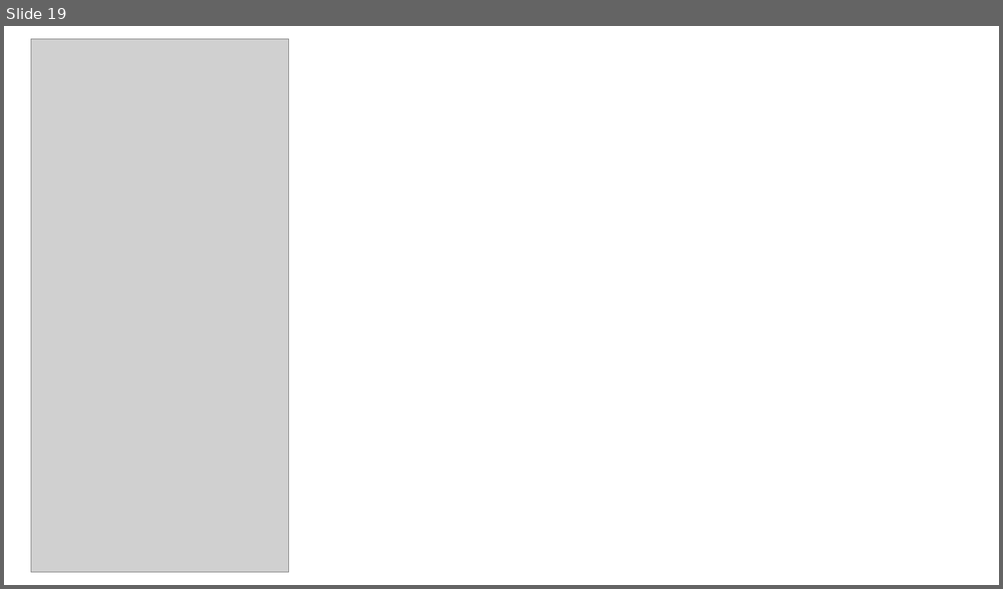
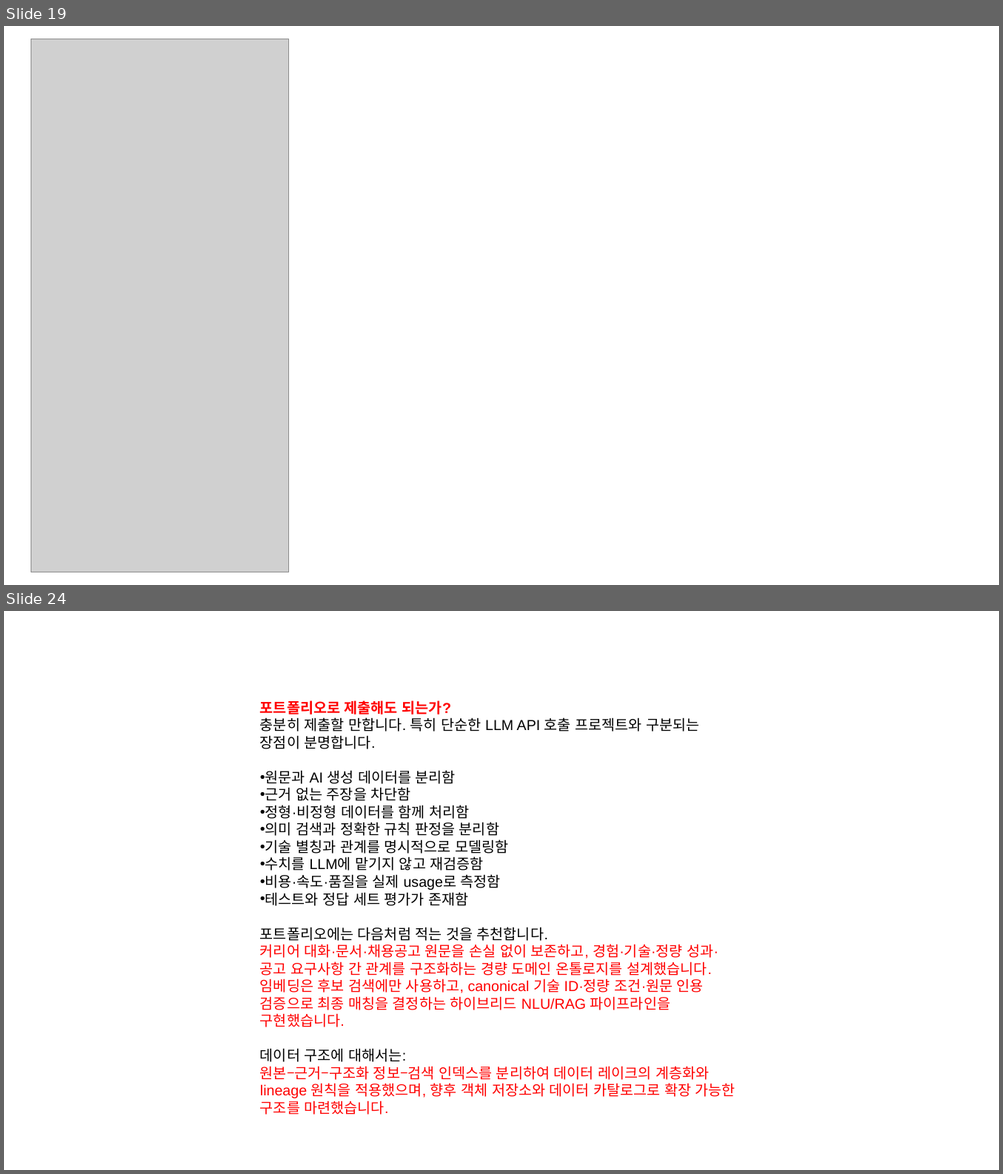
Before and after one commit to hamhj7694/CareerMemory_langchain_rag, a slide deck: 포트폴리오 및 기타 raw 자료/커리어 메모리 개선 및 고도화.pptx. Shown one above the other, each under a label of ours: slide 19 before the commit, slides 19 and 24 after it; the slides between them are not shown. The pictures are 1003x589 and 1003x1174 pixels, drawn with LibreOffice and Linux fonts; fonts in the diff are those of the drawing; grey boxes stand for pictures. Boxes give left, top, right and bottom in pixels: in the first picture for what was removed or moved away, otherwise in the second. Text is boxed around its words. In the diff, an @@ line names an element or a change of style, - is before the commit and + after.

Commit message:
코덱스용 작업 문서 변경

```diff
--- a/포트폴리오 및 기타 raw 자료/커리어 메모리 개선 및 고도화.pptx
+++ b/포트폴리오 및 기타 raw 자료/커리어 메모리 개선 및 고도화.pptx
@@ slide 24 added at <box>4,611,999,1170</box>, background #FFFFFF @@
@@ text added at <box>260,701,735,1115</box>, 14 pt, text #FF0000 @@
+포트폴리오로 제출해도 되는가?
+충분히 제출할 만합니다. 특히 단순한 LLM API 호출 프로젝트와 구분되는 장점이 분명합니다.
+• 원문과 AI 생성 데이터를 분리함
+• 근거 없는 주장을 차단함
+• 정형·비정형 데이터를 함께 처리함
+• 의미 검색과 정확한 규칙 판정을 분리함
+• 기술 별칭과 관계를 명시적으로 모델링함
+• 수치를 LLM에 맡기지 않고 재검증함
+• 비용·속도·품질을 실제 usage로 측정함
+• 테스트와 정답 세트 평가가 존재함
+포트폴리오에는 다음처럼 적는 것을 추천합니다.
+커리어 대화·문서·채용공고 원문을 손실 없이 보존하고, 경험·기술·정량 성과·공고 요구사항 간 관계를 구조화하는 경량 도메인 온톨로지를 설계했습니다. 임베딩은 후보 검색에만 사용하고, canonical 기술 ID·정량 조건·원문 인용 검증으로 최종 매칭을 결정하는 하이브리드 NLU/RAG 파이프라인을 구현했습니다.
+데이터 구조에 대해서는:
+원본–근거–구조화 정보–검색 인덱스를 분리하여 데이터 레이크의 계층화와 lineage 원칙을 적용했으며, 향후 객체 저장소와 데이터 카탈로그로 확장 가능한 구조를 마련했습니다.
```
Also in this commit, not shown: 6 other slides added, 21 other files.
